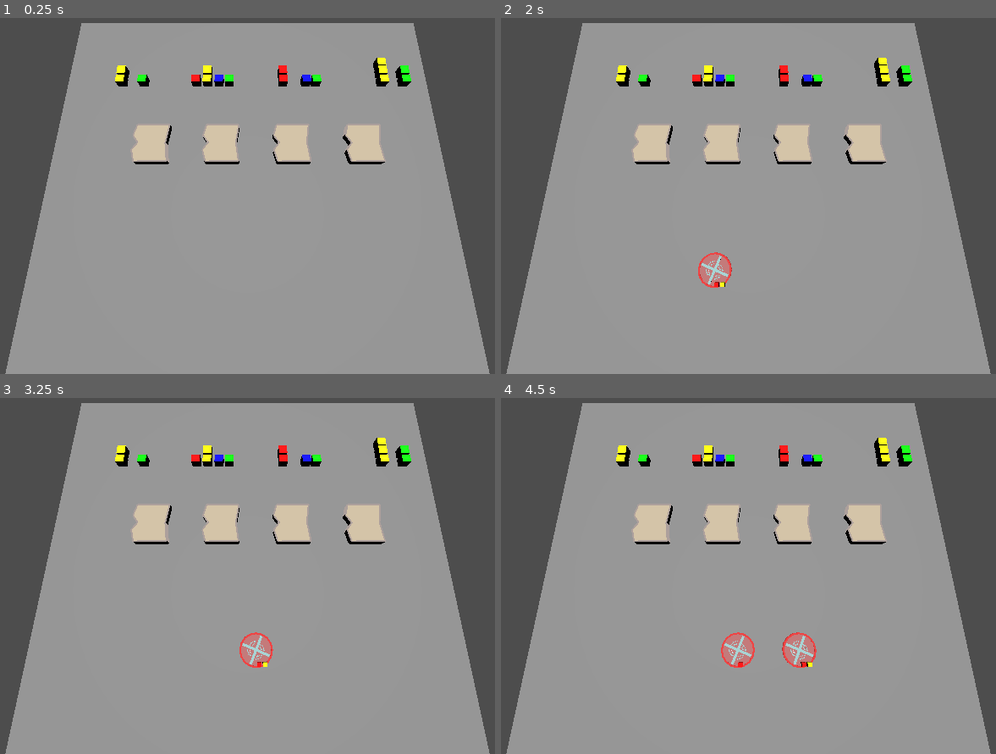
Above: before the commit, frames 1-4 (two rows, left to right).
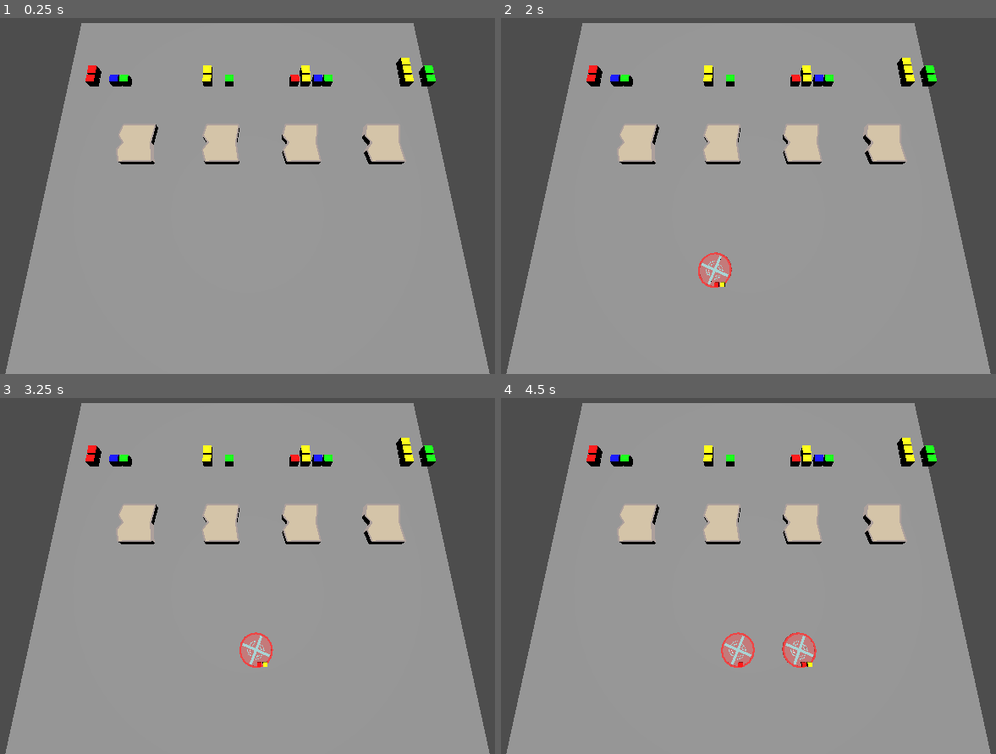
Above: after the commit, the same moments.

Repository: gabrield67/Sandwich-Shop
Game: Godot game, scene res://scenes/game.tscn
Two runs of this game, one before a commit and one after it. Both use one fixed random seed, a clock stepped at 60 frames per second and the inputs below.
Inputs (mouse positions are in pixels of both pictures, inside the frame that each line leads up to):
- Up to frame 1 (0.25 s): no input
- Up to frame 2 (2 s): tap Enter at 0.5 s; move the mouse to (897, 163) at 0.52 s; click (897, 163) at 0.67 s; tap Space at 1.25 s; move the mouse to (614, 203) at 1.27 s; click (614, 203) at 1.42 s
- Up to frame 3 (3.25 s): move the mouse to (316, 479) at 2.02 s; click (316, 479) at 2.17 s; move the mouse to (212, 640) at 2.77 s; click (212, 640) at 2.92 s
- Up to frame 4 (4.5 s): move the mouse to (951, 622) at 3.52 s; click (951, 622) at 3.67 s; move the mouse to (545, 508) at 4.27 s; click (545, 508) at 4.42 s

The runs differ from the first frame. In frame 1, 3.4% of the frame differs, in the area x 17-89%, y 11-42%; in frame 2, 3.4%; in frame 3, 3.4%; in frame 4, 3.4%.

Commit message:
Update game.tscn

Diff:
--- a/scenes/game.tscn
+++ b/scenes/game.tscn
@@ -34,20 +34,8 @@
 [node name="Camera3D" type="Camera3D" parent="Camera Pivot" unique_id=1031999790]
 transform = Transform3D(1, 0, 0, 0, 1, 0, 0, 0, 1, 0, 0, 19)
 
-[node name="Bread" parent="." unique_id=1187585206 instance=ExtResource("3_lnu2h")]
-transform = Transform3D(1, 0, 0, 0, 1, 0, 0, 0, 1, -7.2391553, 1.6317925, -2.7094417)
-
-[node name="Bread2" parent="." unique_id=603495618 instance=ExtResource("3_lnu2h")]
-transform = Transform3D(1, 0, 0, 0, 1, 0, 0, 0, 1, 3.1174407, 1.6317925, -2.7094417)
-
 [node name="IngredientSpawner" parent="." unique_id=1365398154 instance=ExtResource("4_lbhrr")]
 transform = Transform3D(1, 0, 0, 0, 1, 0, 0, 0, 1, -2.3609233, 2.8174725, 6.0316615)
-
-[node name="Bread3" parent="." unique_id=1041816712 instance=ExtResource("3_lnu2h")]
-transform = Transform3D(1, 0, 0, 0, 1, 0, 0, 0, 1, -2.0807528, 1.6317925, -2.7094417)
-
-[node name="Bread4" parent="." unique_id=157967700 instance=ExtResource("3_lnu2h")]
-transform = Transform3D(1, 0, 0, 0, 1, 0, 0, 0, 1, 8.422533, 1.6317925, -2.7094417)
 
 [node name="Pickup Sound" type="AudioStreamPlayer" parent="." unique_id=1434898793]
 stream = ExtResource("4_p57ef")
@@ -68,11 +56,14 @@
 [node name="LoseSound" type="AudioStreamPlayer" parent="." unique_id=1258149584]
 stream = ExtResource("8_0tnpc")
 
-[connection signal="body_entered" from="Bread" to="Bread" method="on_entered"]
-[connection signal="body_exited" from="Bread" to="Bread" method="on_exited"]
-[connection signal="body_entered" from="Bread2" to="Bread2" method="on_entered"]
-[connection signal="body_exited" from="Bread2" to="Bread2" method="on_exited"]
-[connection signal="body_entered" from="Bread3" to="Bread3" method="on_entered"]
-[connection signal="body_exited" from="Bread3" to="Bread3" method="on_exited"]
-[connection signal="body_entered" from="Bread4" to="Bread4" method="on_entered"]
-[connection signal="body_exited" from="Bread4" to="Bread4" method="on_exited"]
+[node name="Bread" parent="." unique_id=1187585206 instance=ExtResource("3_lnu2h")]
+transform = Transform3D(1, 0, 0, 0, 1, 0, 0, 0, 1, -2.0807528, 1.6317925, -2.7094417)
+
+[node name="Bread2" parent="." unique_id=1809608212 instance=ExtResource("3_lnu2h")]
+transform = Transform3D(1, 0, 0, 0, 1, 0, 0, 0, 1, -8.304316, 1.6317925, -2.7094417)
+
+[node name="Bread3" parent="." unique_id=271192708 instance=ExtResource("3_lnu2h")]
+transform = Transform3D(1, 0, 0, 0, 1, 0, 0, 0, 1, 3.8022723, 1.6317925, -2.7094417)
+
+[node name="Bread4" parent="." unique_id=2016498421 instance=ExtResource("3_lnu2h")]
+transform = Transform3D(1, 0, 0, 0, 1, 0, 0, 0, 1, 9.870647, 1.6317925, -2.7094417)
